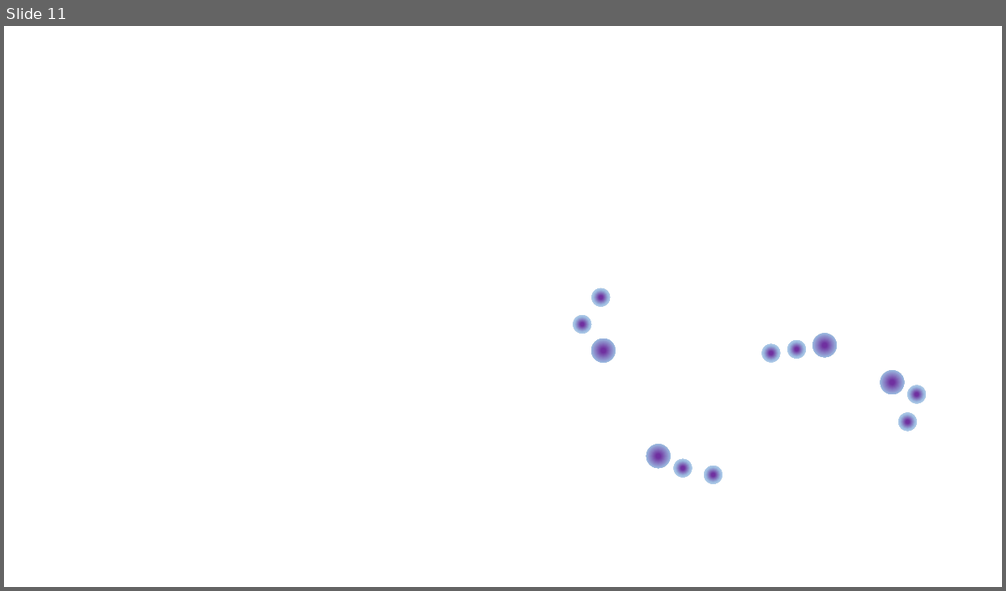
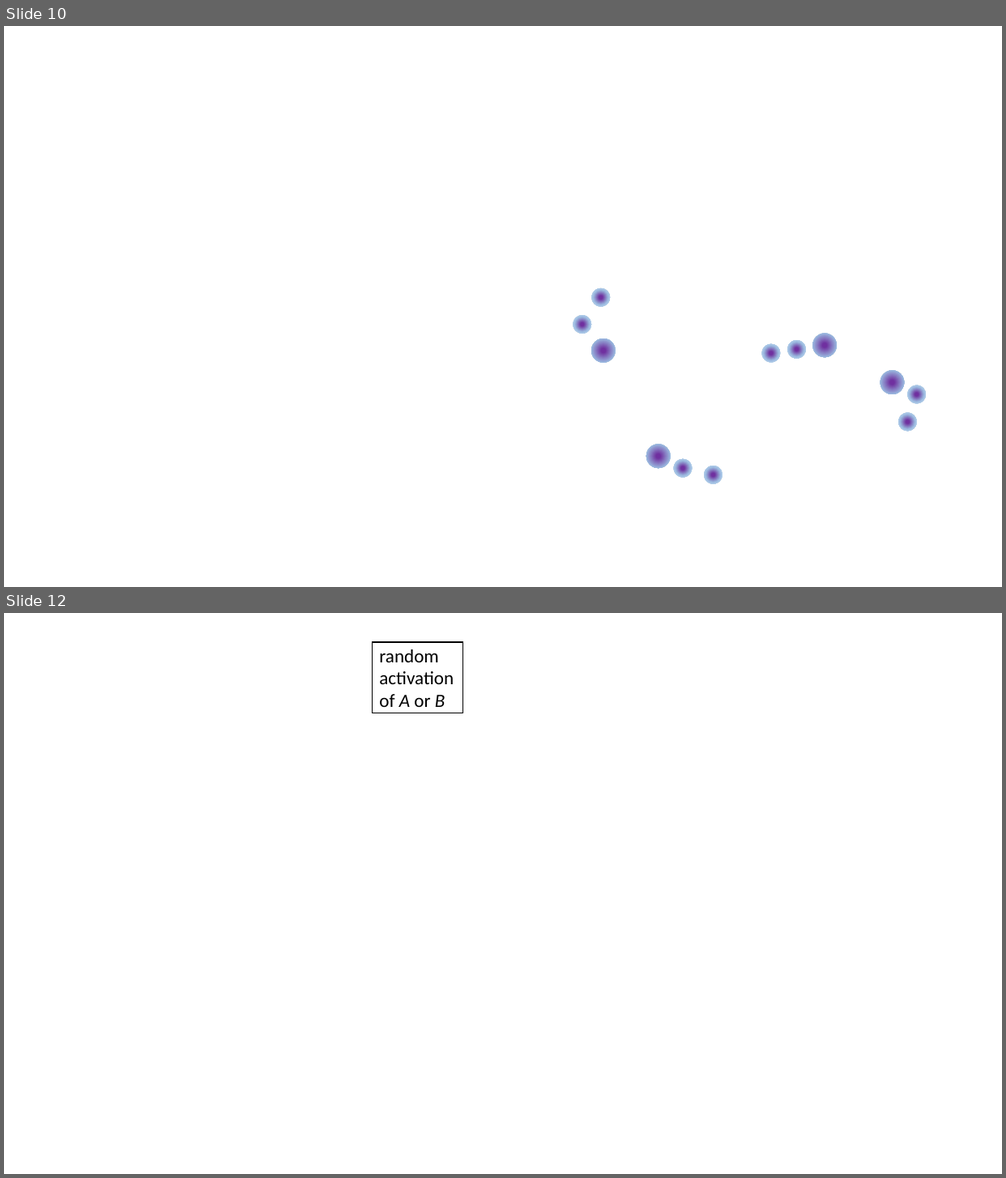
Before and after one commit to hsc-projects/snn_engine2, a slide deck: docs_src/readme_images/Präsentation1.pptx. Shown one above the other, each under a label of ours: slide 11 before the commit, slides 10 and 12 after it; the slides between them are not shown. The pictures are 1006x591 and 1006x1178 pixels, drawn with LibreOffice and Linux fonts; fonts in the diff are those of the drawing; background and template pictures are left out. Boxes give left, top, right and bottom in pixels: in the first picture for what was removed or moved away, otherwise in the second. Text is boxed around its words. In the diff, an @@ line names an element or a change of style, - is before the commit and + after.

```diff
--- a/docs_src/readme_images/Präsentation1.pptx
+++ b/docs_src/readme_images/Präsentation1.pptx
@@ slide 12 added at bbox=[4, 613, 1002, 1174], background picture (left out) @@
@@ rectangle added at bbox=[373, 642, 463, 713], fill #FFFFFF, outline #000000 1 pt, 18 pt, text #000000 @@
+random
+activation
+of A or B
@@ what was slide 11 is now slide 10 @@
```
Also in this commit, not shown: 4 slides changed, 2 other slides added, 4 slides removed, 22 other files.
